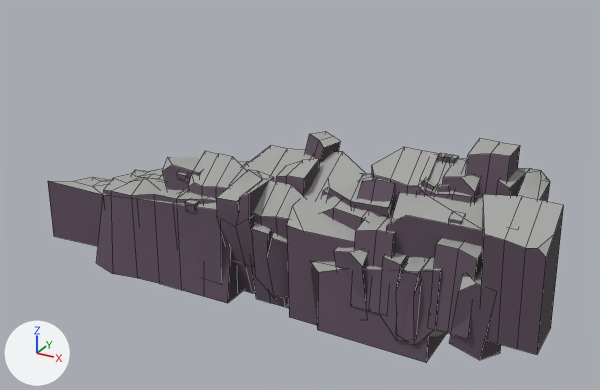
What one commit did to the FBX model codename_avocado/Assets/Models/decor/env01_cliff_left01.FBX.
The view is the same before and after, from a 50 mm camera at (34.9, -32.6, 19.0) aimed at (10.1, 12.6, -3.6). Every picture has the same lights, and +X, +Y and +Z are marked at lower left. Mesh edges are drawn as thin lines. Where no turn or scale is listed for an object, it has been applied to the vertices.
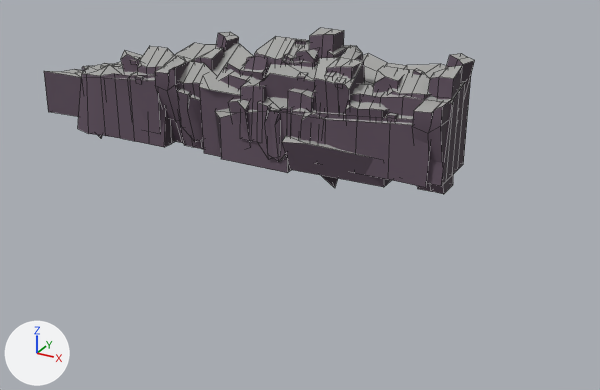
Commit message: add cliffs

Edits to the scene script, one JSON object a line:
```json
{"block": "me_mesh", "where": "# used by ob_object054; location = (0.0, 0.0, 0.0)"}
{"op": "remove", "block": "me_mesh", "code": "me_mesh.from_pydata(...)  # 555 vertices, 472 faces; spans x -0.1..29.0, y -0.6..6.0, z -5.9..5.4"}
{"op": "add", "block": "me_mesh", "code": "me_mesh.from_pydata(...)  # 878 vertices, 741 faces; spans x -0.1..36.4, y -1.0..6.0, z -5.9..5.4"}
{"block": "me_mesh", "change": "me_mesh part 1: the loose piece of 12 vertices spanning x 24.3..26.2, y 2.7..4.7, z 1.1..5.4 is copied, and the copy is moved by (2.6, -2.4, -1.5); it spans x 26.9..28.9, y 0.3..2.3, z -0.5..3.9"}
{"block": "me_mesh", "change": "me_mesh part 2: the loose piece of 8 vertices spanning x 26.9..27.5, y 0.3..0.8, z 2.8..3.3 is copied, and the copy is moved by (1.0, -0.4, -0.3); it spans x 27.9..28.5, y -0.1..0.4, z 2.5..3.1"}
{"block": "me_mesh", "change": "me_mesh part 3: the loose piece of 47 vertices spanning x -0.1..12.2, y -0.1..4.7, z -5.9..1.6 is copied, and the copy is moved by (22.9, 0.0, 0.0); it spans x 22.8..35.1, y -0.1..4.7, z -5.9..1.6"}
{"block": "me_mesh", "change": "me_mesh part 4: the loose piece of 18 vertices spanning x 22.0..25.6, y 2.3..4.3, z 0.0..4.3 is copied, and the copy is moved by (9.4, -1.5, -0.7); it spans x 31.4..35.0, y 0.8..2.8, z -0.7..3.7"}
{"block": "me_mesh", "change": "me_mesh part 5: the loose piece of 12 vertices spanning x 14.0..16.0, y 1.9..3.9, z -1.5..3.1 is copied, and the copy is moved by (19.8, -0.6, 1.2); it spans x 33.9..35.9, y 1.4..3.3, z -0.3..4.3"}
{"block": "me_mesh", "change": "me_mesh part 6: the loose piece of 23 vertices spanning x 12.1..14.1, y -0.2..3.6, z -4.8..2.3 is copied, and the copy is moved by (21.8, -0.2, 0.2); it spans x 33.9..35.9, y -0.3..3.4, z -4.5..2.6"}
{"block": "me_mesh", "change": "me_mesh part 7: the loose piece of 18 vertices spanning x 13.6..17.2, y 0.3..3.1, z -4.8..2.2 is copied, and the copy is moved by (15.2, -0.4, 0.3); it spans x 28.8..32.4, y -0.1..2.8, z -4.4..2.5"}
{"block": "me_mesh", "change": "me_mesh part 8: the loose piece of 8 vertices spanning x 22.7..23.4, y 4.0..4.5, z 3.8..4.4 is copied, and the copy is moved by (9.1, -3.9, -3.3); it spans x 31.8..32.5, y 0.1..0.6, z 0.6..1.1"}
{"block": "me_mesh", "change": "me_mesh part 9: the loose piece of 8 vertices spanning x 22.2..22.9, y 2.7..3.2, z 2.8..3.5 is copied, and the copy is moved by (10.4, -0.2, 0.2); it spans x 32.6..33.3, y 2.5..3.0, z 3.0..3.8"}
{"block": "me_mesh", "change": "me_mesh part 10: the loose piece of 12 vertices spanning x 14.3..16.5, y 4.1..5.9, z 0.8..4.0 is copied, and the copy is moved by (19.9, -1.0, 0.8); it spans x 34.2..36.4, y 3.1..4.9, z 1.6..4.8"}
{"block": "me_mesh", "change": "me_mesh part 11: a new loose piece of 70 vertices spanning x 24.6..36.0, y -0.1..5.0, z -3.5..3.8, in mat_01___default (picture img_palette_tga)"}
{"block": "me_mesh", "change": "me_mesh part 12: a new loose piece of 49 vertices spanning x 21.1..34.0, y 0.1..4.9, z -3.5..1.9, in mat_01___default (picture img_palette_tga)"}
{"block": "me_mesh", "change": "me_mesh part 13: 18 vertices moved from x 25.4..29.0, y -0.4..3.1, z -2.9..4.0 to x 25.4..29.0, y -0.1..3.4, z -2.9..4.0; 20 vertices added at x 23.6..32.0, y -1.0..4.5, z -4.5..3.6"}
{"block": "me_mesh", "change": "me_mesh part 14: 1 vertex moved from x 10.1, y 1.3, z 2.0 to x 10.1, y 1.3, z 1.6"}
{"op": "set", "path": "ob_object054.location", "old": "(0.0, 0.0, 0.0)", "new": "(-18.0, 18.0, 0.0)"}
```

Location of each change, (x1, y1, x2, y2) in pixels of the pictures (600 x 390 px; the box of a moved part takes in the faces that stretch with it):
```json
{"object": "Object054", "change": "reshaped, moved", "before": [48, 131, 564, 363], "after": [44, 28, 475, 194], "on screen": "16% narrower, 28% shorter"}
{"part": 1, "of": "me_mesh", "change": "added", "after": [326, 62, 360, 79]}
{"part": 2, "of": "me_mesh", "change": "added", "after": [335, 78, 345, 88]}
{"part": 3, "of": "me_mesh", "change": "added", "after": [274, 111, 430, 188]}
{"part": 4, "of": "me_mesh", "change": "added", "after": [388, 68, 431, 99]}
{"part": 5, "of": "me_mesh", "change": "added", "after": [428, 65, 462, 100]}
{"part": 6, "of": "me_mesh", "change": "added", "after": [412, 96, 453, 194]}
{"part": 7, "of": "me_mesh", "change": "added", "after": [346, 84, 388, 122]}
{"part": 8, "of": "me_mesh", "change": "added", "after": [387, 113, 398, 123]}
{"part": 9, "of": "me_mesh", "change": "added", "after": [413, 69, 425, 75]}
{"part": 10, "of": "me_mesh", "change": "added", "after": [446, 54, 475, 92]}
{"part": 11, "of": "me_mesh", "change": "added", "after": [313, 54, 471, 186]}
{"part": 12, "of": "me_mesh", "change": "added", "after": [266, 97, 413, 123]}
{"part": 13, "of": "me_mesh", "change": "built on", "before": [481, 194, 564, 355], "after": [282, 58, 403, 187]}
{"part": 14, "of": "me_mesh", "change": "moved or reshaped", "before": [162, 157, 202, 190], "after": [121, 50, 143, 72]}
```
